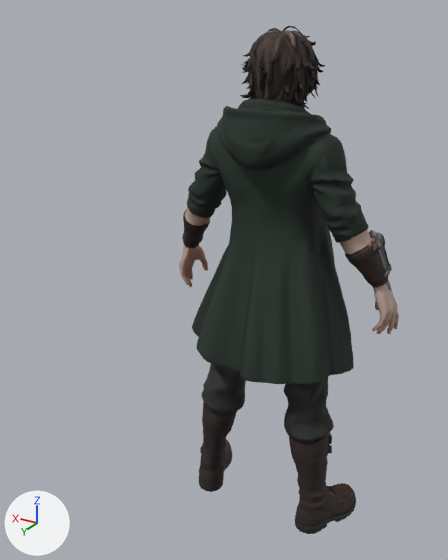
The glTF model public/assets/fighters/hawser-px-tr1.glb: old version first, new version second.
Camera for both pictures: a camera (50 mm lens) standing at (-0.845, 1.698, 1.732) and looking at (0.073, 0.168, 0.967). The lights are fixed; the arrows at lower left show +X, +Y and +Z. The picture after the commit comes second.

Script lines for the objects in view, before the commit:
```python
me_mesh_0 = bpy.data.meshes.new('Mesh_0')
me_mesh_0.from_pydata(...)  # 11951 vertices, 23998 faces; spans x -0.41..0.41, y -0.19..0.19, z 0.0..1.7
me_mesh_0.materials.append(mat_tripo_material_08705853_e6d1_41f9_88bc_393f199e19c0)  # picture img_hawser_px_tr1_basecolor
ob_body = bpy.data.objects.new('Body', me_mesh_0)
ob_body.location = (0.0, 0.0, 0.0)
```
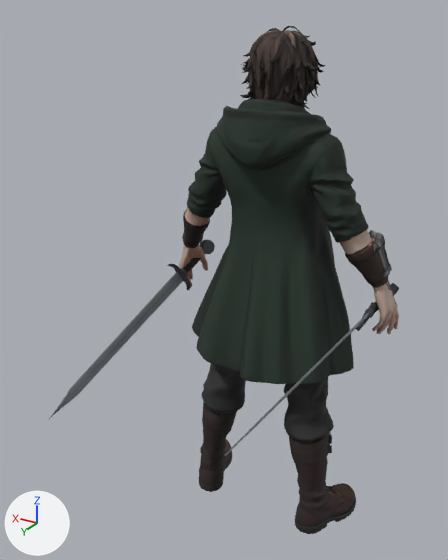
The edits, one by one:
Picture 'weapon-blade-basecolor.001' (img_weapon_blade_basecolor_001) is new.
Picture 'weapon-blade-basecolor' (img_weapon_blade_basecolor) is new.
Material 'weapon-blade.004' (mat_weapon_blade_004) is new.
Its texture is img_weapon_blade_basecolor_001.
Its roughness is 0.85.
Material 'weapon-blade.005' (mat_weapon_blade_005) is new.
Its texture is img_weapon_blade_basecolor.
Its roughness is 0.85.
Mesh me_levin_sword is new.
It has 356 vertices, 686 faces and spans x -0.386..-0.206, y -0.184..0.633, z 0.729..0.932.
It uses material mat_weapon_blade_004 (picture img_weapon_blade_basecolor_001).
Mesh me_levin_sword_001 is new.
It has 356 vertices, 686 faces and spans x 0.311..0.54, y -0.169..0.526, z 0.493..0.959.
It uses material mat_weapon_blade_005 (picture img_weapon_blade_basecolor).
Object 'weapon_blade_hand_R' (ob_weapon_blade_hand_r) is new; it shows me_levin_sword.
Its location is (0.0, 0.0, 0.0).
Object 'weapon_blade_hand_L' (ob_weapon_blade_hand_l) is new; it shows me_levin_sword_001.
Its location is (0.0, 0.0, 0.0).

Pixel boxes [x1, y1, x2, y2] of what changed, in the pictures (448 x 560 px):
'weapon_blade_hand_L', added
    after: [49, 240, 215, 419]
'weapon_blade_hand_R', added
    after: [224, 283, 399, 456]
